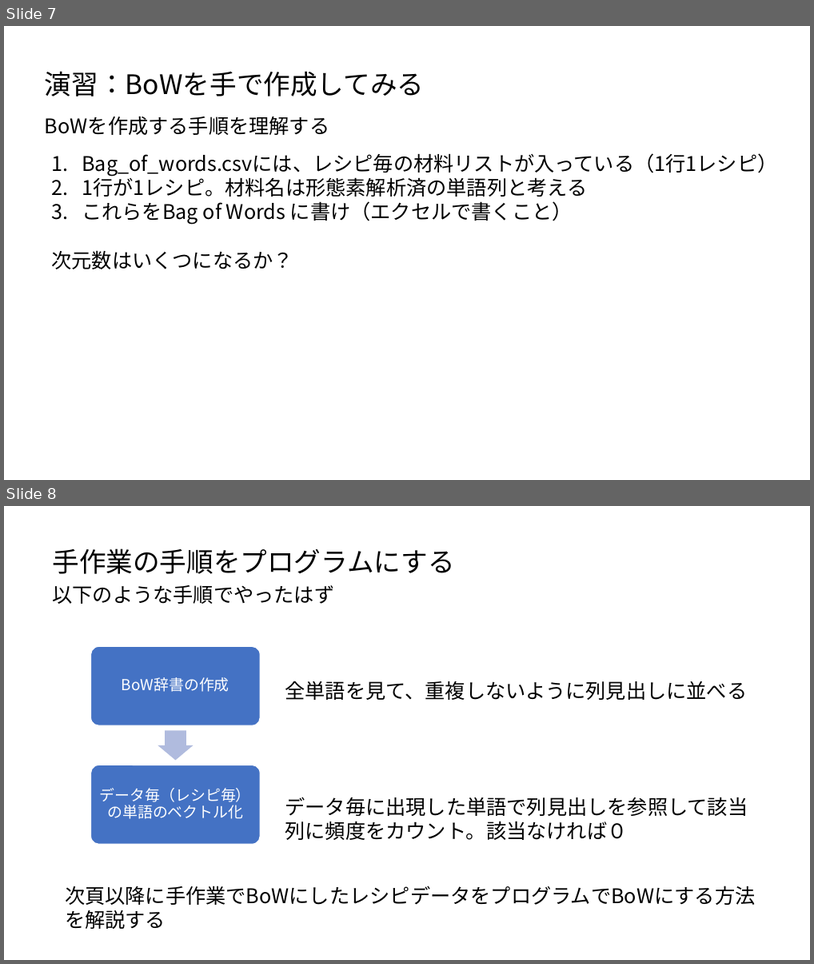
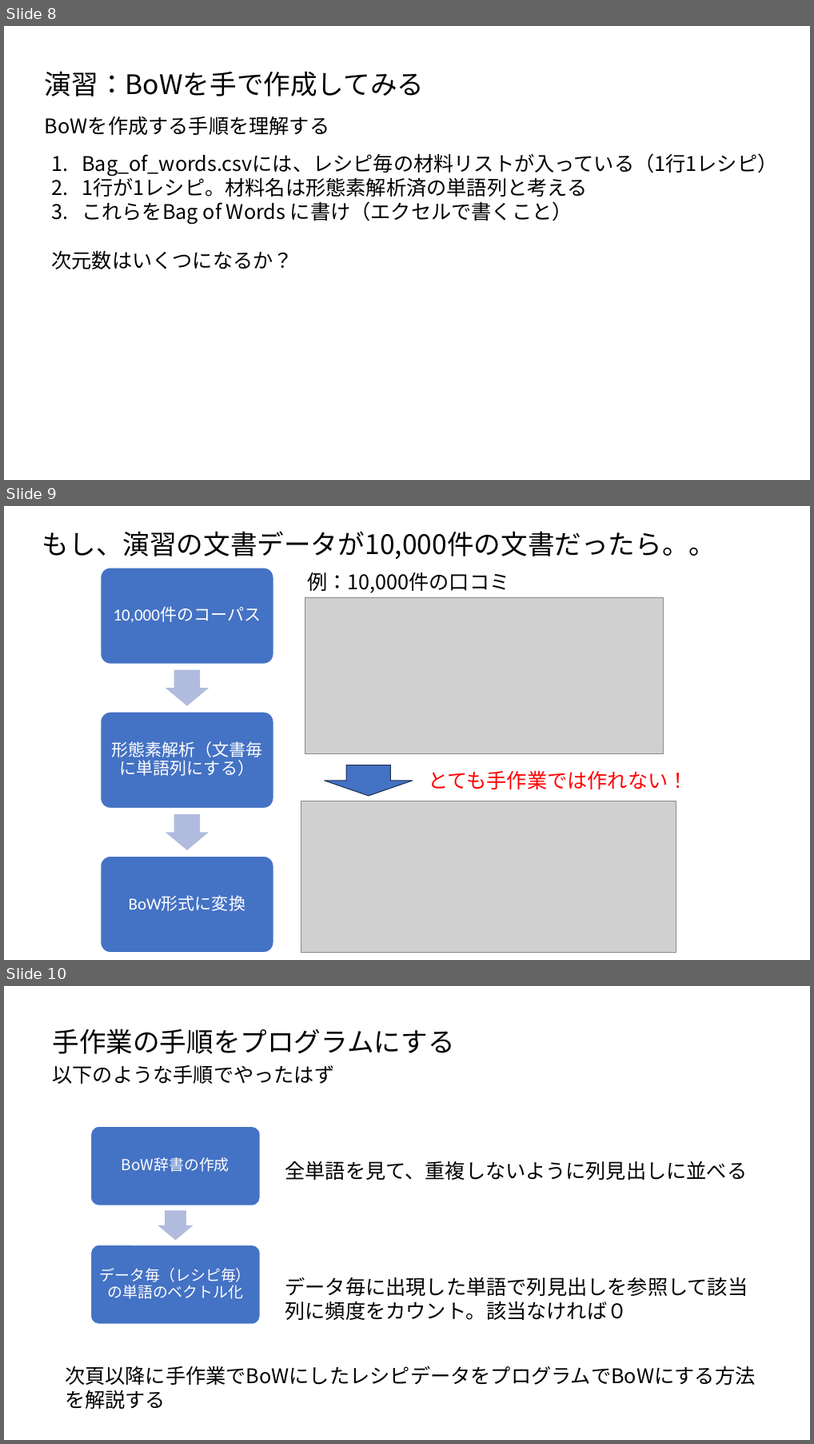
Before and after one commit to ueharaLab/NLP3_BoW, a slide deck: textmining3 BOW.pptx. Shown one above the other, each under a label of ours: slides 7 and 8 before the commit, slides 8, 9 and 10 after it. The pictures are 814x964 and 814x1444 pixels, drawn with LibreOffice and Linux fonts; fonts in the diff are those of the drawing; grey boxes stand for pictures. Boxes give left, top, right and bottom in pixels: in the first picture for what was removed or moved away, otherwise in the second. Text is boxed around its words. In the diff, an @@ line names an element or a change of style, - is before the commit and + after.

```diff
--- a/textmining3 BOW.pptx
+++ b/textmining3 BOW.pptx
@@ slide 9 added at <box>4,506,810,960</box>, background #FFFFFF @@
@@ text added at <box>42,531,717,559</box>, 32 pt, text #000000 @@
+もし、演習の文書データが10,000件の文書だったら。。
@@ text added at <box>307,572,510,593</box>, 24 pt, text #000000 @@
+例：10,000件の口コミ
@@ picture added at <box>306,597,663,753</box> @@
@@ down arrow added at <box>325,765,413,795</box>, fill #4472C4, outline #1E3256 1 pt @@
@@ text added at <box>428,770,689,789</box>, 24 pt, text #FF0000 @@
+とても手作業では作れない！
@@ picture added at <box>302,800,677,952</box> @@
@@ group added at <box>101,568,274,952</box>: 3 rounded rectangles, 3 texts, 2 right arrows @@
+10,000件のコーパス
+形態素解析（文書毎に単語列にする）
+BoW形式に変換
@@ what was slide 7 is now slide 8 @@
@@ what was slide 8 is now slide 10 @@
```
Also in this commit, not shown: 4 slides changed, 2 other slides added, 2 other files.
